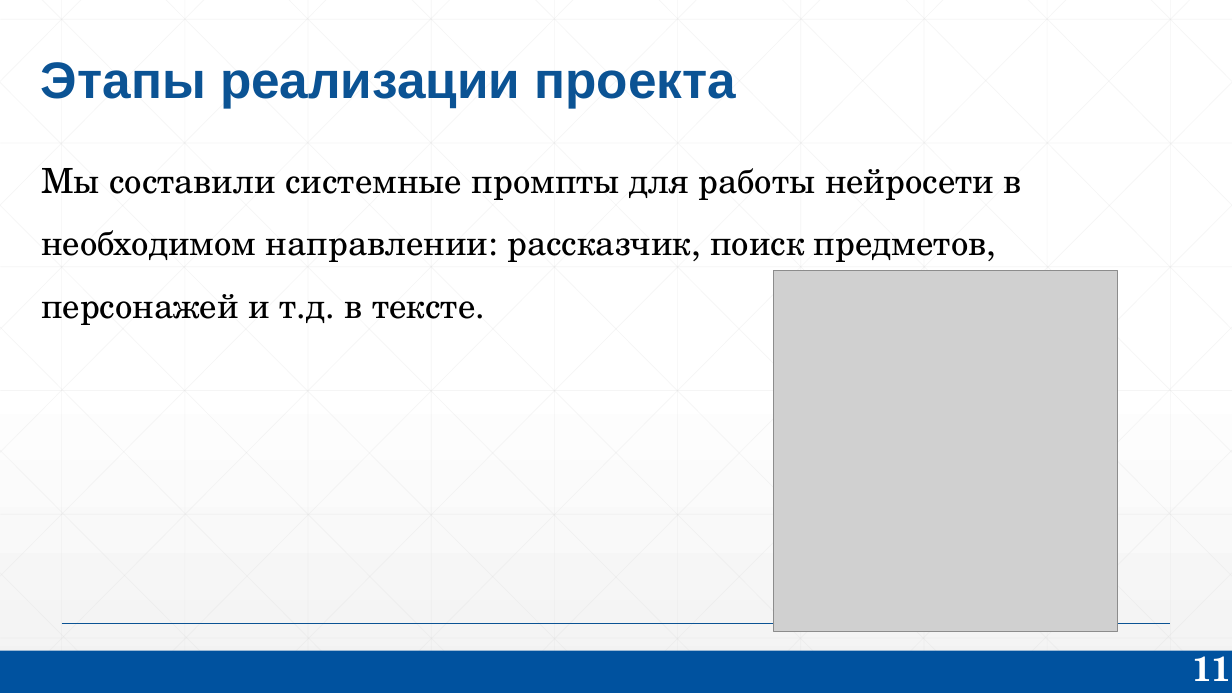
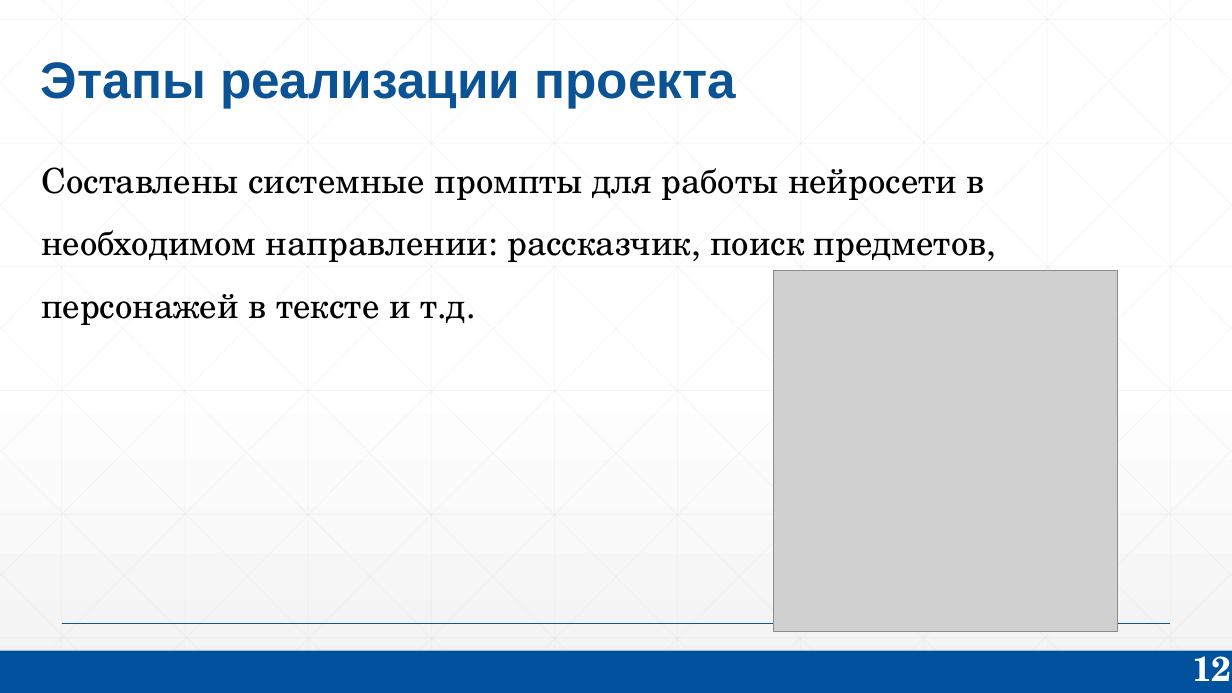
Before and after one commit to KorolOrol/OPDDungeonMaster, a slide deck: slide 12 of Презентейшн.pptx (slide 11 before the commit). Drawn at 1232x693 pixels with LibreOffice and Linux fonts; fonts in the diff are those of the drawing; grey boxes stand for pictures. Boxes give left, top, right and bottom in pixels: in the first picture for what was removed or moved away, otherwise in the second. Text is boxed around its words. In the diff, an @@ line names an element or a change of style, - is before the commit and + after.

```diff
--- a/Презентейшн.pptx
+++ b/Презентейшн.pptx
@@ text at <box>41,167,986,325</box>: text changed @@
-Мы составили системные промпты для работы нейросети в необходимом направлении: рассказчик, поиск предметов, персонажей и т.д. в тексте.
+Составлены системные промпты для работы нейросети в необходимом направлении: рассказчик, поиск предметов, персонажей в тексте и т.д.
@@ page number at <box>1192,646,1232,681</box>: text changed @@
-11
+12
```
Also in this commit, not shown: 12 other slides changed, 1 slide added, 2 other files.
